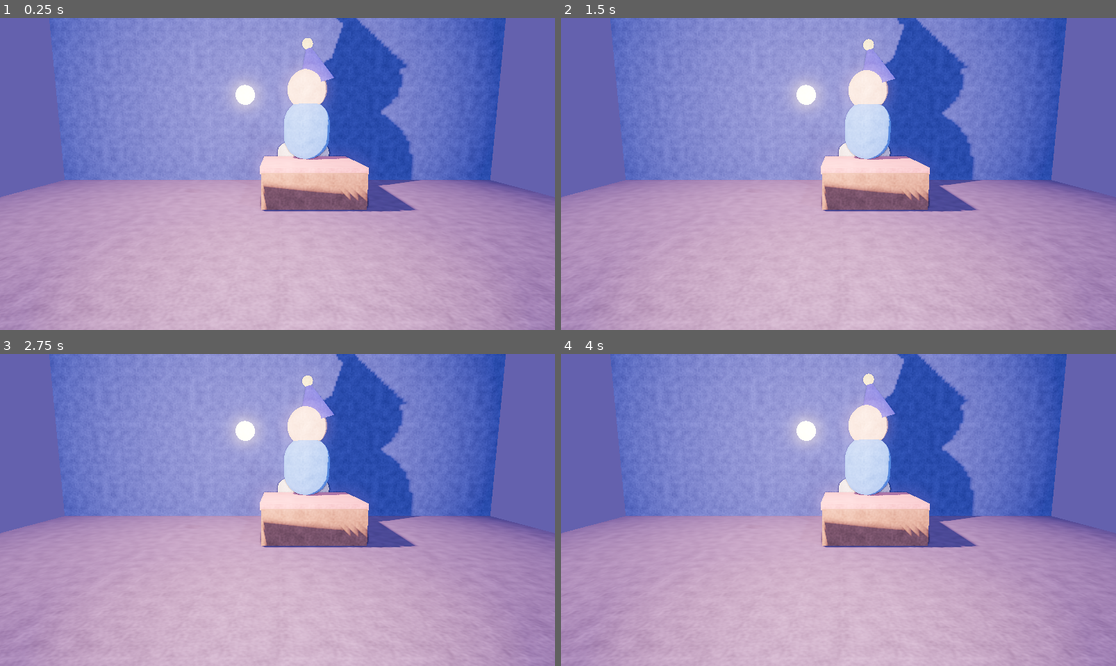
Above: before the commit, frames 1-4 (two rows, left to right).
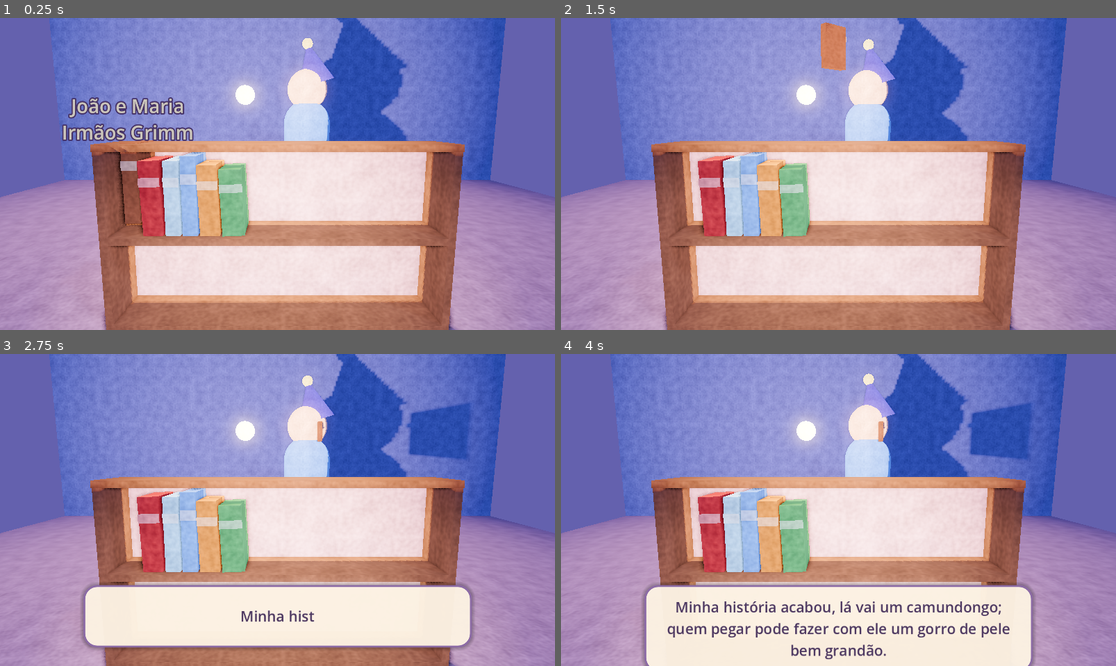
Above: after the commit, the same moments.

Repository: lucianoo6/nino-dreams
Game: Godot game, scene res://scenes/menu/Quarto.tscn
Same seed, same stepped clock (60 frames per second), same inputs: the game is played once before the commit and once after it.
Inputs (mouse positions are in pixels of both pictures, inside the frame that each line leads up to):
- Up to frame 1 (0.25 s): no input
- Up to frame 2 (1.5 s): tap Enter (interact) at 0.5 s; move the mouse to (960, 158) at 0.52 s; hold D (move_right) 0.53-1.28 s; tap Q (camera_left) at 0.6 s; click (960, 158) at 0.67 s; tap Space (jump) at 0.77 s; move the mouse to (727, 189) at 1.27 s; hold S (move_back) from 1.28 s (still down); tap E (camera_right) at 1.35 s
- Up to frame 3 (2.75 s): tap Space (jump) at 1.52 s; move the mouse to (333, 441) at 2.02 s; release S (move_back) at 2.03 s; hold D (move_right) from 2.03 s (still down); hold C (chamar_mel) from 2.03 s (still down)
- Up to frame 4 (4 s): move the mouse to (810, 572) at 2.77 s; release D (move_right) at 2.78 s; release C (chamar_mel) at 2.78 s; hold W (move_forward) 2.78-3.53 s; tap Enter (interact) at 2.85 s; click (810, 572) at 2.92 s; tap Space (jump) at 3.02, 3.77 s; move the mouse to (1005, 556) at 3.52 s; hold A (move_left) from 3.53 s (still down); tap F (lamp) at 3.6 s

The runs differ from the first frame. In frame 1, 40% of the frame differs, in the area x 11-84%, y 25-100%; in frame 2, 39%; in frame 3, 41%; in frame 4, 41%, in the area x 14-86%, y 15-100%.
Error before the commit: Parse Error: Member "volume_linear" redefined (original in native class 'AudioStreamPlayer') (res://scripts/ui/babble_voice.gd:13)

Commit message:
Corrige conflito de nome: volume_linear já existe em AudioStreamPlayer
Co-Authored-By: Claude Opus 5.5 <noreply@anthropic.com>
Claude-Session: https://claude.ai/code/session_014HFLXDcPHWuZ73Yswno2Zu

Diff:
--- a/scripts/ui/babble_voice.gd
+++ b/scripts/ui/babble_voice.gd
@@ -10,7 +10,7 @@
 @export var tom_base: float = 340.0 ## Hz — Nino ~340, Mel ~460
 @export var variacao: float = 0.35 ## quanto o tom varia entre letras (0..1)
 @export var duracao_silaba: float = 0.075
-@export_range(0.0, 1.0) var volume_linear: float = 0.35
+@export_range(0.0, 1.0) var volume_balbucio: float = 0.35
 
 var _playback: AudioStreamGeneratorPlayback
 
@@ -45,5 +45,5 @@
 		var f: float = freq * (1.0 + 0.12 * sin(k * PI))
 		fase += TAU * f / MIX_RATE
 		var s: float = sin(fase) + 0.35 * sin(fase * 2.0) + (0.15 * sin(fase * 3.0) if vogal else 0.0)
-		s *= env * volume_linear * 0.6
+		s *= env * volume_balbucio * 0.6
 		_playback.push_frame(Vector2(s, s))
